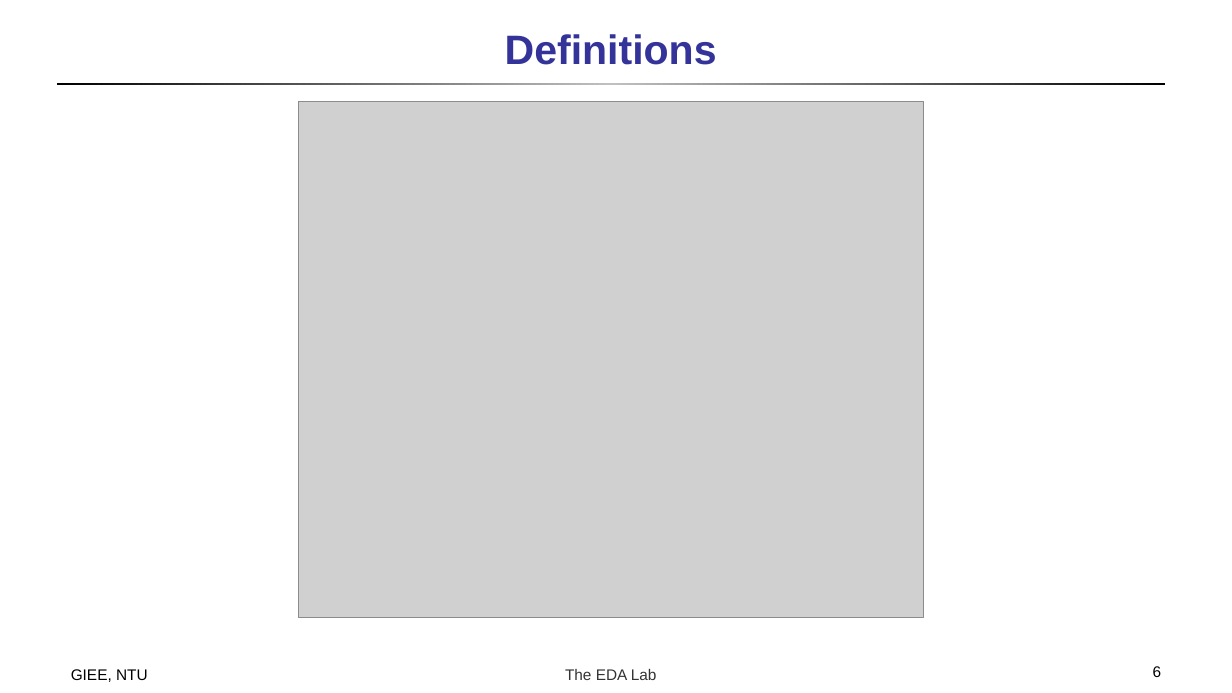
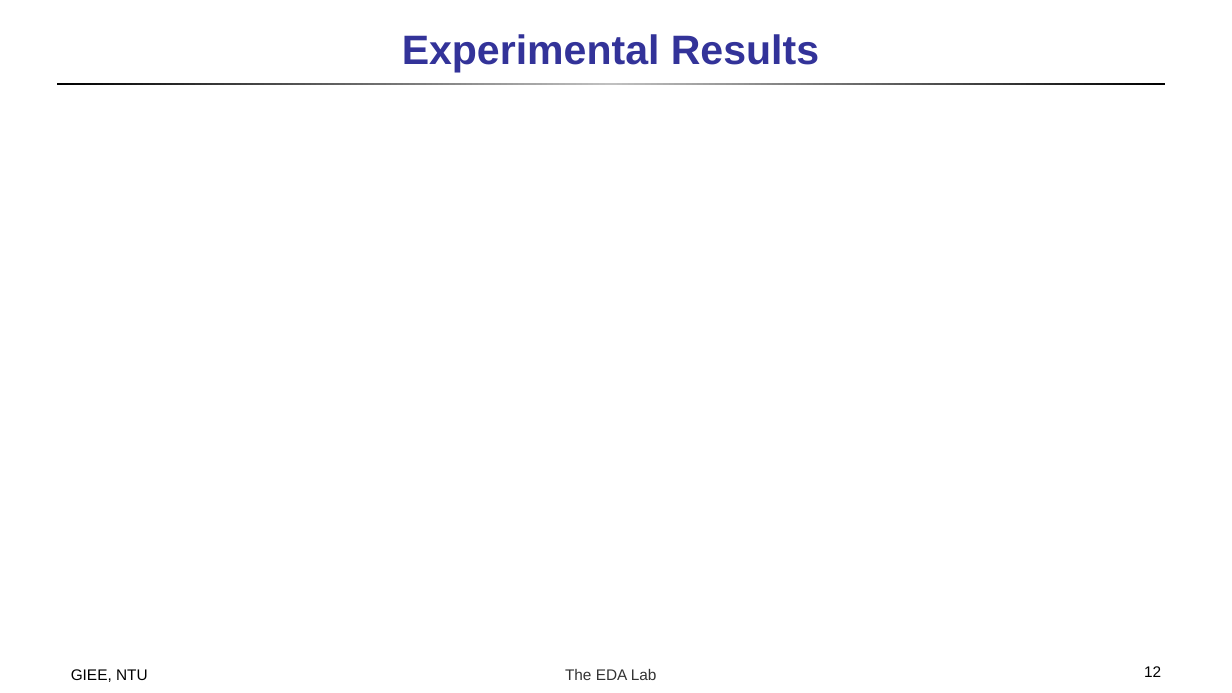
Before and after one commit to doctry/paper, a slide deck: slide 12 of Double Patterning/A High-Performance Triple Patterning Layout Decomposer.pptx (slide 6 before the commit). Drawn at 1232x693 pixels with LibreOffice and Linux fonts; fonts in the diff are those of the drawing; grey boxes stand for pictures. Boxes give left, top, right and bottom in pixels: in the first picture for what was removed or moved away, otherwise in the second. Text is boxed around its words. In the diff, an @@ line names an element or a change of style, - is before the commit and + after.

```diff
--- a/Double Patterning/A High-Performance Triple Patterning Layout Decomposer.pptx
+++ b/Double Patterning/A High-Performance Triple Patterning Layout Decomposer.pptx
@@ title at bbox=[402, 34, 819, 72]: text changed @@
-Definitions
+Experimental Results
@@ picture removed at bbox=[299, 102, 924, 617] @@
@@ page number at bbox=[1144, 666, 1161, 677]: text changed @@
-6
+12
```
Also in this commit, not shown: 4 other slides changed, 3 slides added, 4 slides removed, 1 other file.
